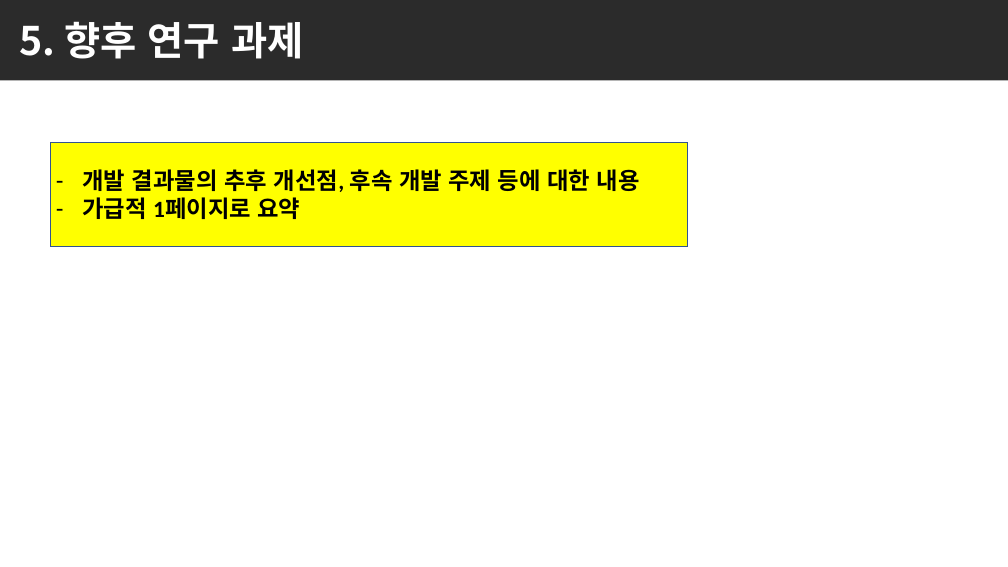
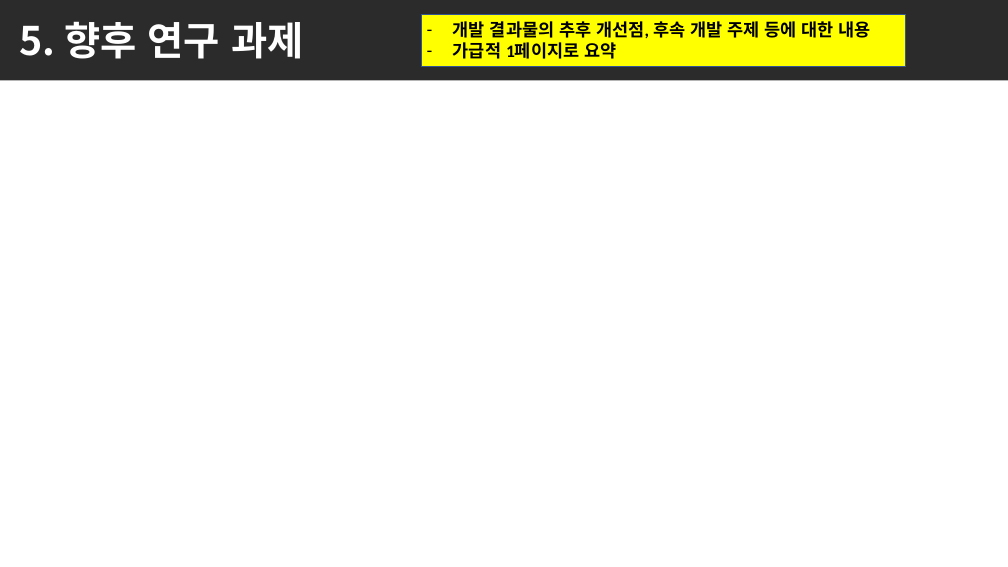
Before and after one commit to jewon1230-wq/For_transfer_files_jw, a slide deck: slide 9 of LG_부트캠프_12기_C반_프로젝트일정_및_최종제출결과물_3팀/LG_부트캠프_12기_C반_최종결과물(3팀)/결과보고서/4.LG_부트캠프_12기_C반_결과보고서(3팀)_v1.pptx (slide 7 before the commit). Drawn at 1008x567 pixels with LibreOffice and Linux fonts; fonts in the diff are those of the drawing; background and template pictures are left out; a plain dark background stands for a picture behind light text. Boxes give left, top, right and bottom in pixels: in the first picture for what was removed or moved away, otherwise in the second. Text is boxed around its words. In the diff, an @@ line names an element or a change of style, - is before the commit and + after.

```diff
--- a/LG_부트캠프_12기_C반_프로젝트일정_및_최종제출결과물_3팀/LG_부트캠프_12기_C반_최종결과물(3팀)/결과보고서/4.LG_부트캠프_12기_C반_결과보고서(3팀)_v1.pptx
+++ b/LG_부트캠프_12기_C반_프로젝트일정_및_최종제출결과물_3팀/LG_부트캠프_12기_C반_최종결과물(3팀)/결과보고서/4.LG_부트캠프_12기_C반_결과보고서(3팀)_v1.pptx
@@ rectangle "개발 결과물의 추후 개선점, 후속 ...": place and size @@
-rectangle "개발 결과물의 추후 개선점, 후속 ..." at [51,143,688,246]
+rectangle "개발 결과물의 추후 개선점, 후속 ..." at [422,14,906,67]
@@ rectangle "개발 결과물의 추후 개선점, 후속 ..." at [422,14,906,67]: size 32 to 24 pt @@
```
Also in this commit, not shown: 6 other slides changed, 2 slides added.
